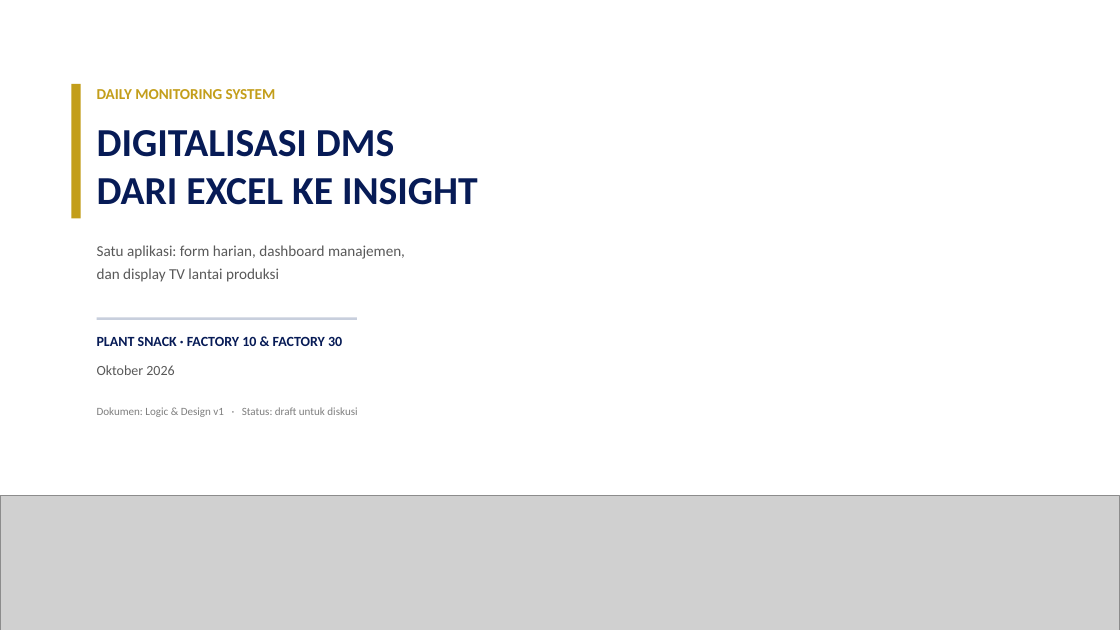
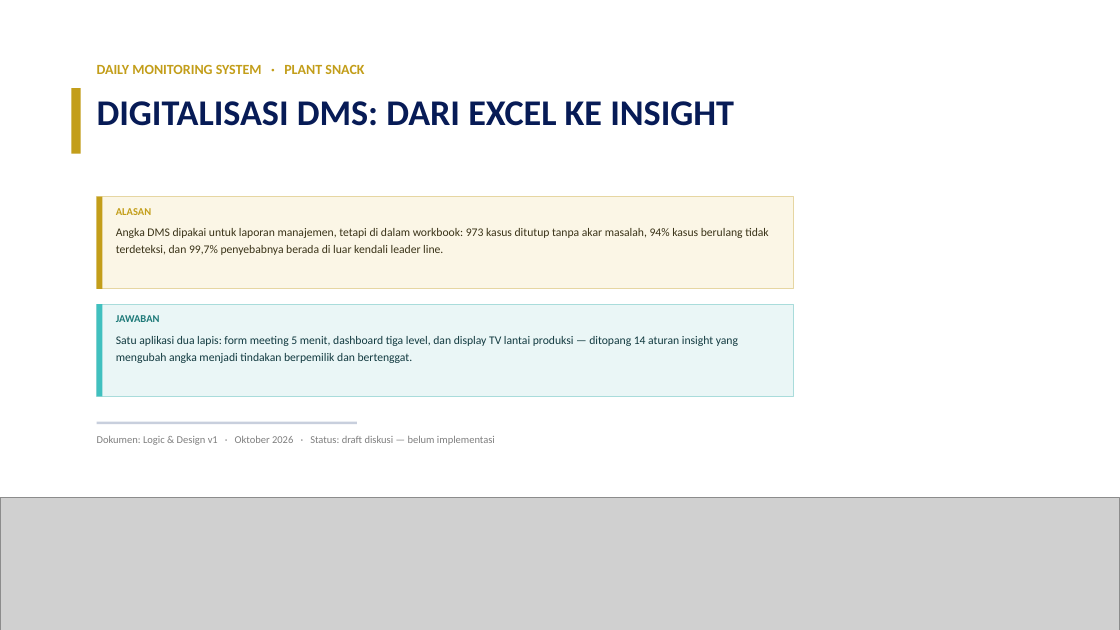
Before and after one commit to GalaxyDust/DailyMonitoringSystem_App, a slide deck: slide 1 of docs/DMS_Digitalisasi_v1.pptx. Drawn at 1120x630 pixels with LibreOffice and Linux fonts; fonts in the diff are those of the drawing; grey boxes stand for pictures; background and template pictures are left out. Boxes give left, top, right and bottom in pixels: in the first picture for what was removed or moved away, otherwise in the second. Text is boxed around its words. In the diff, an @@ line names an element or a change of style, - is before the commit and + after.

Commit message:
docs(ppt): judul jelas + blok ALASAN & JAWABAN di 18 slide isi dan cover
- cover: judul 'Digitalisasi DMS: Dari Excel ke Insight' + blok ALASAN & JAWABAN
- setiap slide isi: strip bawah berisi ALASAN (dasar data) dan JAWABAN (keputusan)
- perbaiki escape unicode yang tampil mentah (\u2014 -> em dash)
- generator docs/build_deck.py ikut diperbarui

```diff
--- a/docs/DMS_Digitalisasi_v1.pptx
+++ b/docs/DMS_Digitalisasi_v1.pptx
@@ rectangle: place and size @@
-rectangle at (71, 84, 81, 218)
+rectangle at (71, 88, 81, 154)
@@ text at (97, 65, 364, 74): text changed; size 13 to 12 pt @@
-DAILY MONITORING SYSTEM
+DAILY MONITORING SYSTEM · PLANT SNACK
@@ text at (97, 101, 734, 126): text changed; size 34 to 31 pt @@
-DIGITALISASI DMS
-DARI EXCEL KE INSIGHT
+DIGITALISASI DMS: DARI EXCEL KE INSIGHT
@@ rectangle added at (97, 197, 794, 289), fill #FBF6E6, outline #E6D6A2 0.75 pt @@
@@ rectangle added at (97, 197, 103, 289), fill #C39E1A @@
@@ text added at (116, 208, 151, 215), 9 pt, text #C39E1A, bold @@
+ALASAN
@@ text added at (116, 228, 768, 255), 10 pt, text #3A3318 @@
+Angka DMS dipakai untuk laporan manajemen, tetapi di dalam workbook: 973 kasus ditutup tanpa akar masalah, 94% kasus berulang tidak terdeteksi, dan 99,7% penyebabnya berada di luar kendali leader line.
@@ text removed at (97, 245, 405, 282) @@
-Satu aplikasi: form harian, dashboard manajemen,
-dan display TV lantai produksi
@@ rectangle added at (97, 304, 794, 397), fill #EAF6F6, outline #A9DCDB 0.75 pt @@
@@ rectangle added at (97, 304, 103, 397), fill #40C0BF @@
@@ text added at (116, 315, 160, 322), 9 pt, text #1E7A79, bold @@
+JAWABAN
@@ text removed at (97, 337, 342, 346) @@
-PLANT SNACK · FACTORY 10 & FACTORY 30
@@ text added at (116, 336, 738, 363), 10 pt, text #123A40 @@
+Satu aplikasi dua lapis: form meeting 5 menit, dashboard tiga level, dan display TV lantai produksi — ditopang 14 aturan insight yang mengubah angka menjadi tindakan berpemilik dan bertenggat.
@@ text removed at (97, 365, 174, 375) @@
-Oktober 2026
@@ rectangle: place and size @@
-rectangle at (97, 318, 357, 320)
+rectangle at (97, 422, 357, 424)
@@ text at (97, 436, 495, 445): text changed; size 9.5 to 9 pt @@
-Dokumen: Logic & Design v1 · Status: draft untuk diskusi
+Dokumen: Logic & Design v1 · Oktober 2026 · Status: draft diskusi — belum implementasi
```
Also in this commit, not shown: 18 other slides changed, 1 other file.
